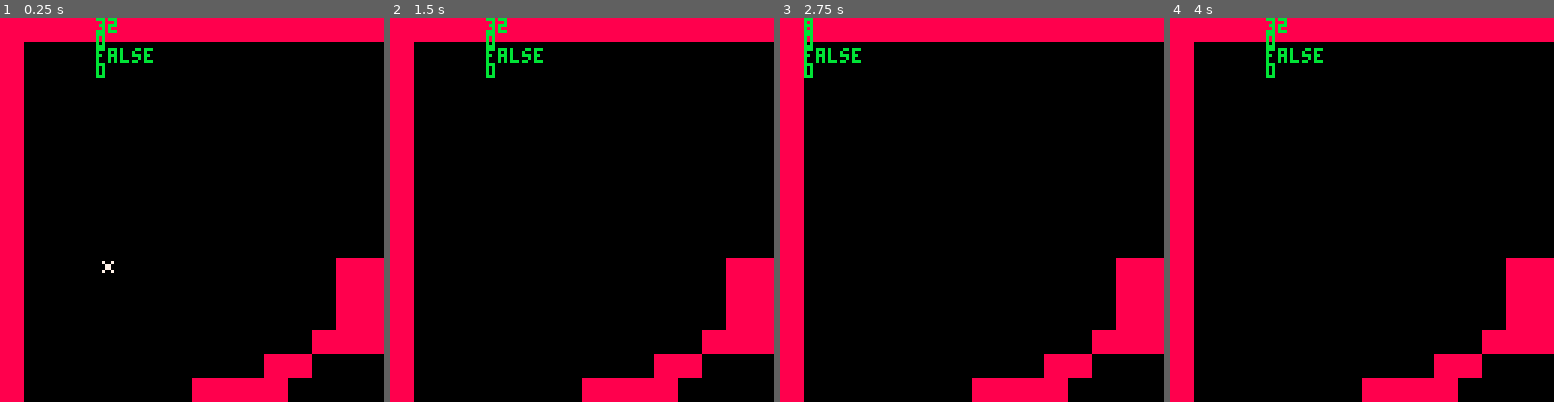
Above: before the commit, frames 1-4 (left to right).
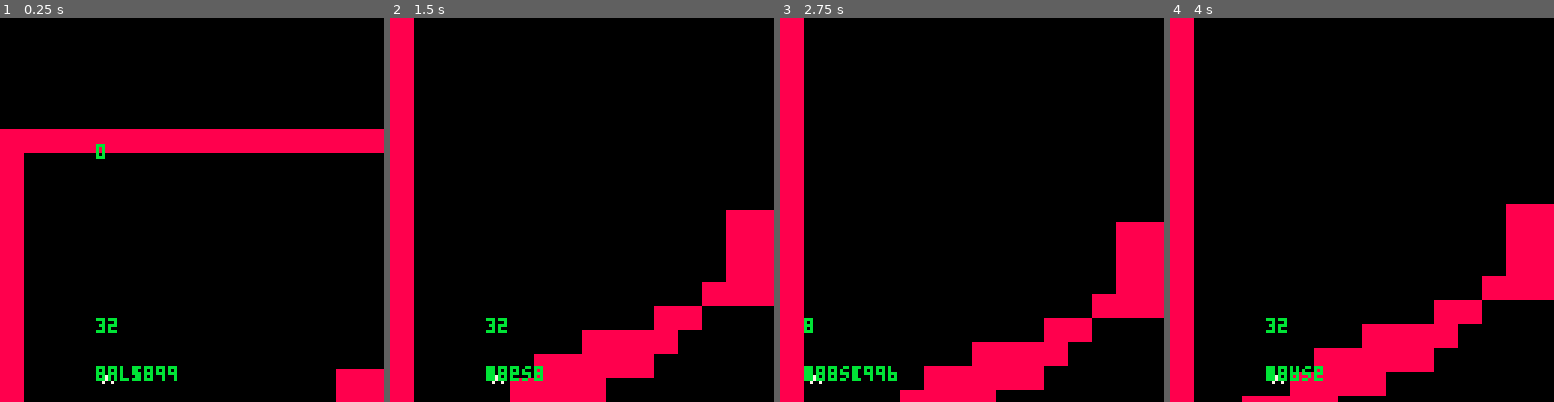
Above: after the commit, the same moments.

Repository: pratik2709/anotherPlatformer
Game: PICO-8 cartridge player.p8
The game is run twice, just before and just after one commit, with the same random seed, the same clock (stepped at 60 frames per second) and the same inputs.
Inputs:
- Up to frame 1 (0.25 s): no input
- Up to frame 2 (1.5 s): tap O (Z key) at 0.33, 0.7, 1.43 s
- Up to frame 3 (2.75 s): hold Left 1.97-2.37 s; tap O (Z key) at 2.22 s
- Up to frame 4 (4 s): hold Right 2.87-3.53 s; tap O (Z key) at 3.1, 3.98 s

The runs differ from the first frame. In frame 1, 22% of the frame differs, in the area x 0-100%, y 0-100%; in frame 2, 18%; in frame 3, 16%; in frame 4, 19%.

Commit message:
intermediate for camera -- y axis

Diff:
--- a/player.p8
+++ b/player.p8
@@ -10,40 +10,45 @@
  -- do something
  local xoffset=0
  if player1.dx>0 then xoffset=7 end
-  print(player1:getx(),player1:getx(),0,11)
+  print(player1:getx(),player1:getx(),player1.y-mapheight,11)
  print(mget((player1.x+xoffset)/8,(player1.y+7)/8),player1:getx()
   ,5,11)
  print(fget(mget((player1.x+xoffset)/8,(player1.y+7)/8),0)
-  ,player1:getx(),10,11)
- print(player1.dx,player1:getx(),15,11)
-end
-
-function cam:new(mapwidth)
+  ,player1:getx(),player1.y,11)
+ print(player1.dx,player1:getx(),player1.y,11)
+ print(player1.y,player1:getx(),player1.y,11)
+end
+
+function cam:new(mapwidth, mapheight)
  local o = {}
  setmetatable(o,self)
  self.__index=self
  o.x = 0
  o.mapwidth=mapwidth
+ o.y = 0
+ o.mapheight=mapheight
  return o
 end
 
-function cam:followplayer(playerx)
+function cam:followplayer(playerx, playery)
 --https://gamedev.stackexchange.com/questions/44256/how-to-add-a-scrolling-camera-to-a-2d-java-game
 --https://stackoverflow.com/questions/9997006/slick2d-and-jbox2d-how-to-draw?answertab=votes#tab-top
 --offsetmaxx = world_size_x - viewport_size_x
 --offsetminx = 0
 -- no idea why subtract from world width
  self.x=playerx-self.mapwidth
+ self.y=playery-(self.mapheight+100)
  -- these sonditions are so that camera doesnt go out
  --of bounds. 16 is length of map u are currently viewing
  --in the viewport
  if self.x<0 then
   self.x=0
  end
+
  if self.x>(self.mapwidth-16)*8 then
    self.x = (self.mapwidth-16)*8
  end
- camera(self.x,0)
+ camera(self.x,self.y)
 end
 
 function cam:getx()
@@ -57,7 +62,7 @@
 function _init()
  mapwidth = 64
  mapheight = 16
- mycam = cam:new(mapwidth)
+ mycam = cam:new(mapwidth, mapheight)
  player1 = player:new(32,72)
 end
 
@@ -70,7 +75,7 @@
 function _draw()
  -- draw code
  cls()
- mycam:followplayer(player1:getx())
+ mycam:followplayer(player1:getx(), player1.y)
  player1:draw()
 
  --draw in layers
